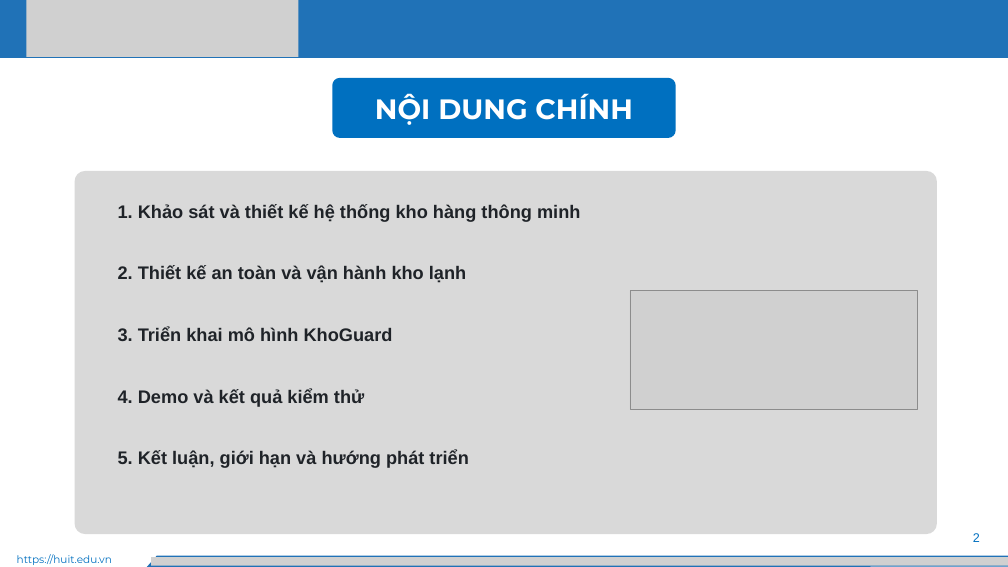
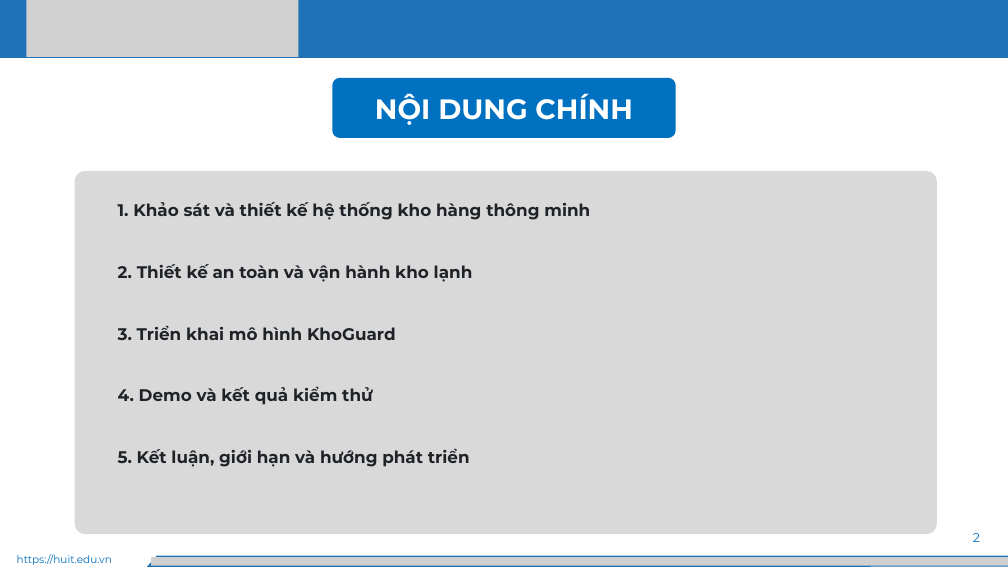
Before and after one commit to Huuloc123456/khoguard-iot, a slide deck: slide 2 of docs/slides/KhoGuard-thuyet-trinh.pptx. Drawn at 1008x567 pixels with LibreOffice and Linux fonts; fonts in the diff are those of the drawing; grey boxes stand for pictures. Boxes give left, top, right and bottom in pixels: in the first picture for what was removed or moved away, otherwise in the second. Text is boxed around its words. In the diff, an @@ line names an element or a change of style, - is before the commit and + after.

```diff
--- a/docs/slides/KhoGuard-thuyet-trinh.pptx
+++ b/docs/slides/KhoGuard-thuyet-trinh.pptx
@@ picture removed at box(630, 290, 917, 410) @@
@@ size 26 to 24 pt, font Arial to Montserrat in 5 elements at box(118, 264, 473, 282), box(118, 325, 396, 340), box(118, 448, 470, 467), box(118, 202, 590, 220), box(118, 386, 373, 405) @@
@@ text "2" at box(973, 533, 980, 542): font Arial to Montserrat @@
```
Also in this commit, not shown: 32 other slides changed, 7 other files.
